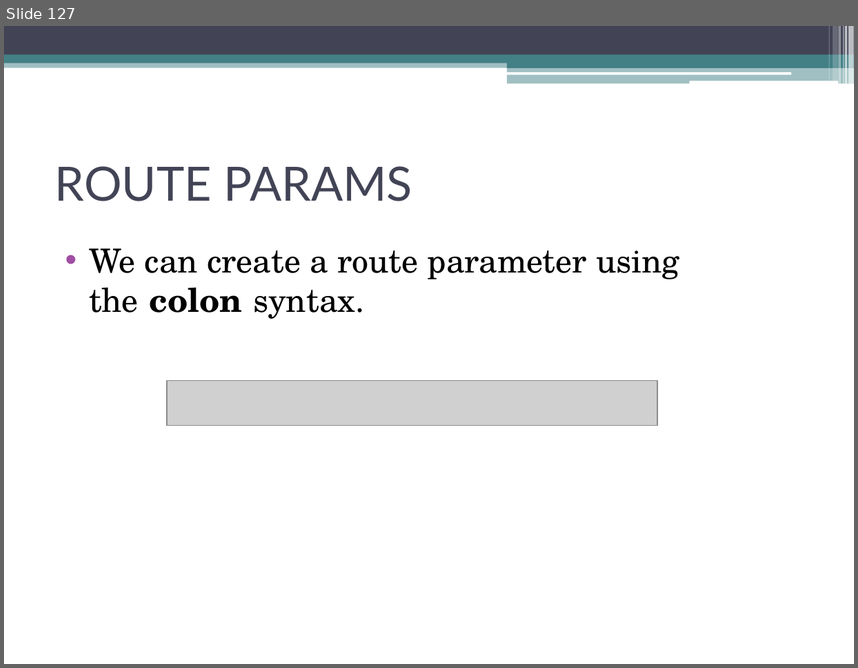
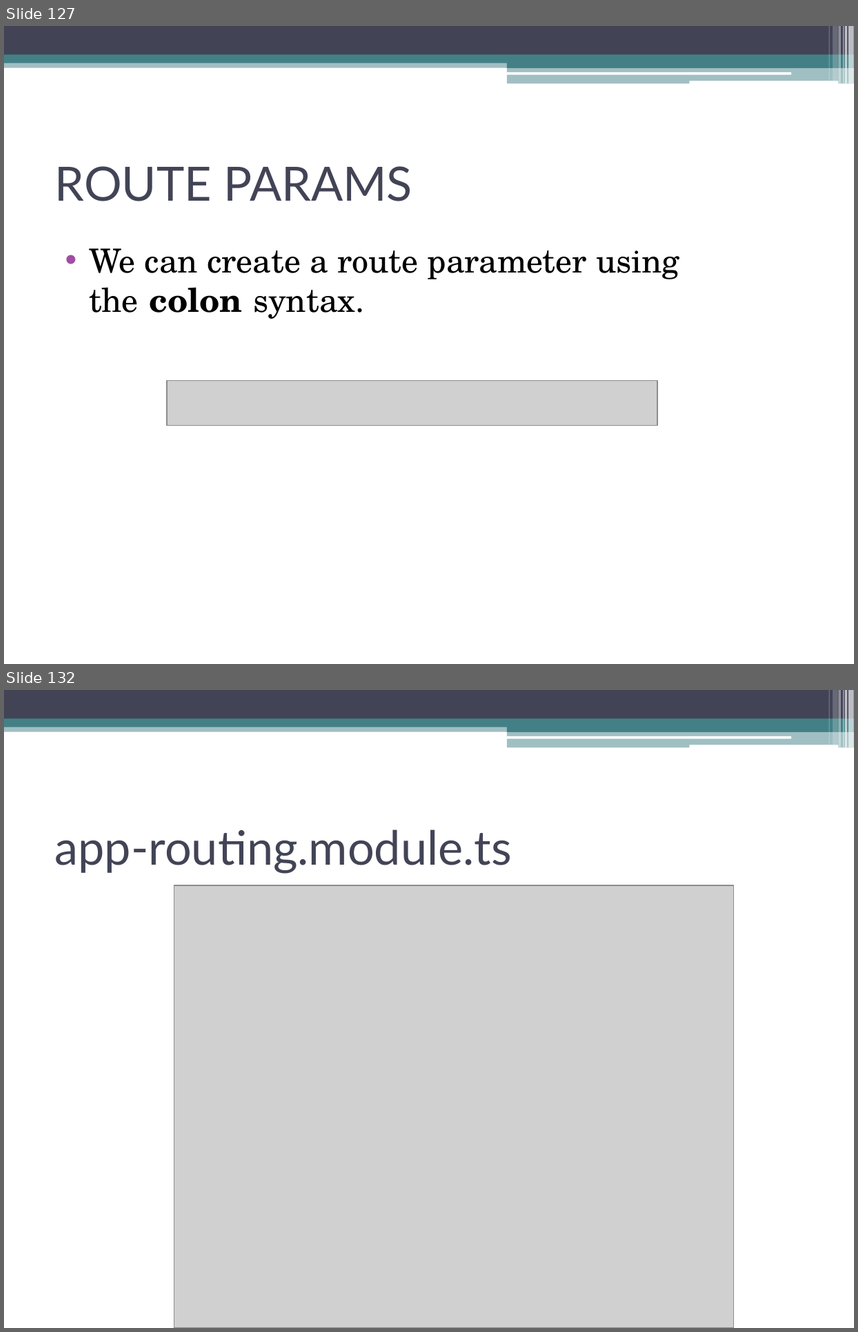
Before and after one commit to akjkhatri/mean_stack, a slide deck: MEAN Stack Workshop.pptx. Shown one above the other, each under a label of ours: slide 127 before the commit, slides 127 and 132 after it; the slides between them are not shown. The pictures are 858x668 and 858x1332 pixels, drawn with LibreOffice and Linux fonts; fonts in the diff are those of the drawing; grey boxes stand for pictures. Boxes give left, top, right and bottom in pixels: in the first picture for what was removed or moved away, otherwise in the second. Text is boxed around its words. In the diff, an @@ line names an element or a change of style, - is before the commit and + after.

```diff
--- a/MEAN Stack Workshop.pptx
+++ b/MEAN Stack Workshop.pptx
@@ slide 132 added at [4,690,854,1328], background #FFFFFF; not listed: 13 template elements that a slide beside it also shows @@
@@ title added at [55,829,512,874], 40 pt, text #424456 @@
+app-routing.module.ts
@@ picture added at [174,885,733,1328] @@
```
Also in this commit, not shown: 1 slide changed, 27 other slides added.
